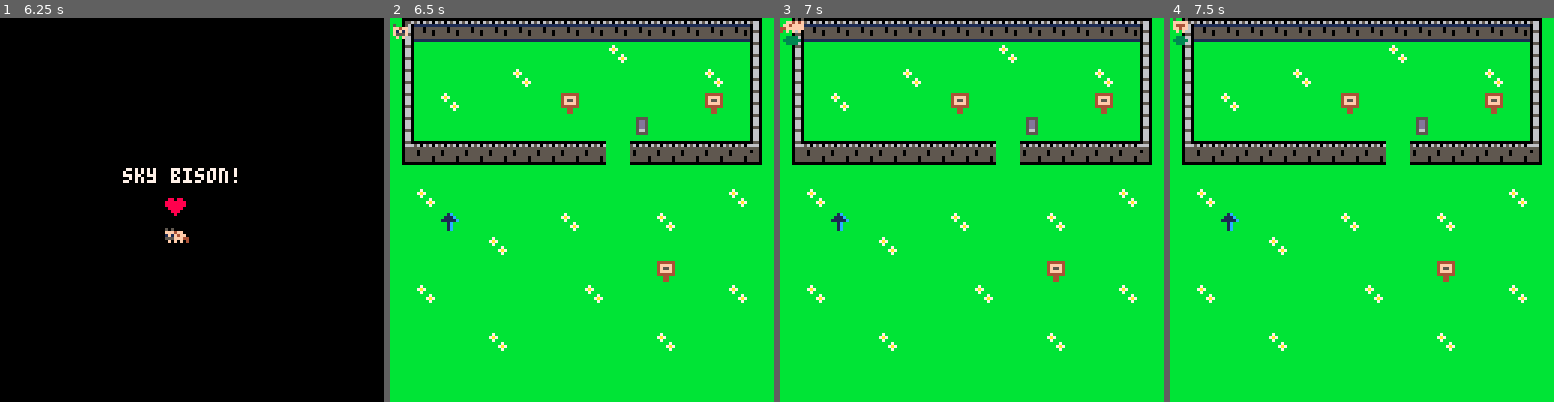
Above: before the commit, frames 1-4 (left to right).
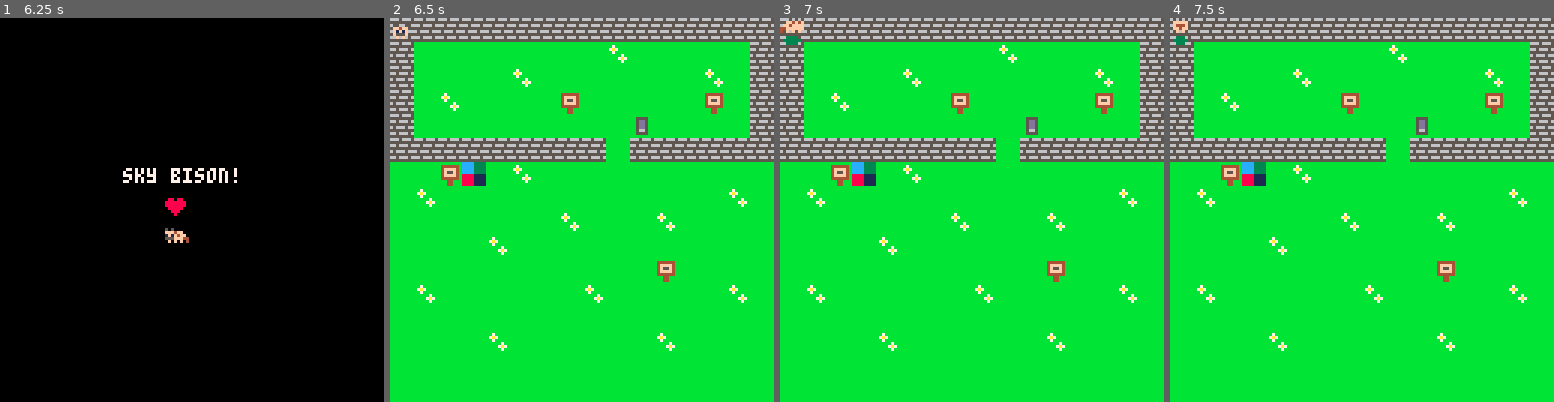
Above: after the commit, the same moments.

Repository: alaynar/yip-yip
Game: PICO-8 cartridge yipyip.p8
Two runs of this game, one before a commit and one after it. Both use one fixed random seed, a clock stepped at 60 frames per second and the inputs below.
Inputs:
- Up to frame 1 (6.25 s): tap X (X key) at 0.33, 1.07, 1.85, 2.97, 4.08, 5.2 s; tap O (Z key) at 0.7, 1.7, 2.1, 2.5, 2.9, 3.3, 3.7, 4.1, 4.5, 4.9, 5.3, 5.7, 6.1 s; hold Right 1.6-2.1 s; hold Up 2.15-2.42 s; hold Right 2.47-3.03 s; hold Left 3.08-3.58 s; hold Down 3.63-3.97 s; hold Right 4.02-4.68 s; hold Up 4.73-5.03 s; hold Left 5.08-5.68 s; hold Down 5.73-6.03 s; hold Right from 6.08 s (still down)
- Up to frame 2 (6.5 s): keep holding Right; tap X (X key) at 6.32 s
- Up to frame 3 (7 s): tap O (Z key) at 6.5, 6.9 s; release Right at 6.58 s; hold Right from 6.63 s (still down)
- Up to frame 4 (7.5 s): release Right at 7.13 s; hold Up 7.18-7.45 s; tap O (Z key) at 7.3 s; tap X (X key) at 7.43 s

Frame 1 is identical in both runs. In frame 2, 12% of the frame differs, in the area x 0-100%, y 0-56%; in frame 3, 12%; in frame 4, 12%.

Commit message:
Fix broken game.
Fix broken game.

Diff:
--- a/yipyip.p8
+++ b/yipyip.p8
@@ -30,9 +30,7 @@
 		  jumping = 1
 		  update_jump()
 		end
-			if(jumping == 1) then
-			update_jump()
-			end
+		update_jump()
 	end
 
 
@@ -78,9 +76,6 @@
 function map_set()
 	nomove=0
 	text=4
-	powerup = 7
-
-
 end
 
 --draw the map
@@ -102,15 +97,6 @@
 function can_move(x,y)
  return not is_tile(nomove,x,y)
 end
-
-function is_powerup(x,y)
-  return is_tile(powerup,x ,y)
-end
-
-function swap_tile(x,y)
- tile = mget(x,y)
- mset(x,y,tile+1)
-end
 -->8
 --appa (player) functions
 
@@ -123,15 +109,13 @@
 	if(play_x == nil and play_y == nil) then
 	p.x = 6
 	p.y = 2
-
 
 	else
 	p.x = play_x
 	p.y = play_y
 	end
-
 	prevdir = 'u'
- timerdur = 150
+ timerdur = 300
  timer = timerdur
  jumping = 0
 
@@ -272,16 +256,8 @@
   sfx(0)
  end
 
-
- if (is_powerup(tox,toy)) then
- 		timerdur = timer + 300
- 		swap_tile(tox,toy)
- 		sfx(0)
- 	end
-
  dset(0, p.x)
  dset(1, p.y)
-
 
  return lastdir
 end
@@ -432,52 +408,25 @@
 
 
 
-…(26 lines of a section not shown)…
 __gff__
-0000000000000000000000000000000000000000010000000000000000000000000001001101000000000000000000000001010000000000000000000000000000000000008000000000000101010100000000000000000000000001000001000000000000000000000000000100000000000000000000000000000000000000
+0000000000000000000000000000000000000000010100000000000000000000000001001100000000000000000000000001010000000000000000000000000000000000000000000000000000000000000000000000000000000000000000000000000000000000000000000000000000000000000000000000000000000000
 0000000000000000000000000000000000000000000000000000000000000000000000000000000000000000000000000000000000000000000000000000000000000000000000000000000000000000000000000000000000000000000000000000000000000000000000000000000000000000000000000000000000000000
 __map__
-4b4d4d4d4d4d4d4d4d4d4d4d4c4c4d4e40404040404040404040404040404040404040404040000000000000000000000000000000000000000000000000000000000000000000000000000000000000000000000000000000000000000000000000000000000000000000000000000000000000000000000000000000000000
-5b46464040404040401140404640405e40404040404040404040404040404040404040404040000000000000000000000000000000000000000000000000000000000000000000000000000000000000000000000000000000000000000000000000000000000000000000000000000000000000000000000000000000000000
-5b40404040114040404040404011405e40404040404040404040404040404040404040404040000000000000000000000000000000000000000000000000000000000000000000000000000000000000000000000000000000000000000000000000000000000000000000000000000000000000000000000000000000000000
-5b40114040404024404013404024405e40404040404040404040404040404040404040404040000000000000000000000000000000000000000000000000000000000000000000000000000000000000000000000000000000000000000000000000000000000000000000000000000000000000000000000000000000000000
-5b40404040404040404031404040135e40404040404040404040404040404040404040404040000000000000000000000000000000000000000000000000000000000000000000000000000000000000000000000000000000000000000000000000000000000000000000000000000000000000000000000000000000000000
-6b6c6c6c6c6c6c6c6c146c6c6c6c6c6e40404040404040404040404040404040404040404040000000000000000000000000000000000000000000000000000000000000000000000000000000000000000000000000000000000000000000000000000000000000000000000000000000000000000000000000000000000000
-7b7c7c7c7c7c7c7c7c467c7c7c7c7c7e40404040404040404040404040404040404040404040000000000000000000000000000000000000000000000000000000000000000000000000000000000000000000000000000000000000000000000000000000000000000000000000000000000000000000000000000000000000
-
+2222222222222222222222222222222240404040404040404040404040404040404040404040000000000000000000000000000000000000000000000000000000000000000000000000000000000000000000000000000000000000000000000000000000000000000000000000000000000000000000000000000000000000
+2240404040404040401140404040402240404040404040404040404040404040404040404040000000000000000000000000000000000000000000000000000000000000000000000000000000000000000000000000000000000000000000000000000000000000000000000000000000000000000000000000000000000000
+2240404040114040404040404011402240404040404040404040404040404040404040404040000000000000000000000000000000000000000000000000000000000000000000000000000000000000000000000000000000000000000000000000000000000000000000000000000000000000000000000000000000000000
+2240114040404024404013404024402240404040404040404040404040404040404040404040000000000000000000000000000000000000000000000000000000000000000000000000000000000000000000000000000000000000000000000000000000000000000000000000000000000000000000000000000000000000
+2240404040404040404031404040132240404040404040404040404040404040404040404040000000000000000000000000000000000000000000000000000000000000000000000000000000000000000000000000000000000000000000000000000000000000000000000000000000000000000000000000000000000000
+2222222222222222221422222222222240404040404040404040404040404040404040404040000000000000000000000000000000000000000000000000000000000000000000000000000000000000000000000000000000000000000000000000000000000000000000000000000000000000000000000000000000000000
+1340241540114040404040404040404040404040404040404040404040404040404040404040000000000000000000000000000000000000000000000000000000000000000000000000000000000000000000000000000000000000000000000000000000000000000000000000000000000000000000000000000000000000
 4011404040404040404040404040114040404040404040404040404040404040404040404040400000000000000000000000000000000000000000000000000000000000000000000000000000000000000000000000000000000000000000000000000000000000000000000000000000000000000000000000000000000000
-4040454040404011404040114040404040404040404040404040404040404040404040404040400000000000000000000000000000000000000000000000000000000000000000000000000000000000000000000000000000000000000000000000000000000000000000000000000000000000000000000000000000000000
+4040404040404011404040114040404040404040404040404040404040404040404040404040400000000000000000000000000000000000000000000000000000000000000000000000000000000000000000000000000000000000000000000000000000000000000000000000000000000000000000000000000000000000
 4040404011404040404040404040404040404040404040404040404040404040404040404040400000000000000000000000000000000000000000000000000000000000000000000000000000000000000000000000000000000000000000000000000000000000000000000000000000000000000000000000000000000000
-4040404040405340404040244040404040404040404040404040404040404040404040404040400000000000000000000000000000000000000000000000000000000000000000000000000000000000000000000000000000000000000000000000000000000000000000000000000000000000000000000000000000000000
-4011404040405340114040404040114040404040404040404040404040404040404040404040400000000000000000000000000000000000000000000000000000000000000000000000000000000000000000000000000000000000000000000000000000000000000000000000000000000000000000000000000000000000
-4040404040405340404040404040404040404040404040404040404040404040404040404040400000000000000000000000000000000000000000000000000000000000000000000000000000000000000000000000000000000000000000000000000000000000000000000000000000000000000000000000000000000000
-4040404011405340404040114040404040404040404040404040404040404040404040404040400000000000000000000000000000000000000000000000000000000000000000000000000000000000000000000000000000000000000000000000000000000000000000000000000000000000000000000000000000000000
-4040404040535340404040404040404040404040404040404040404040404040404040404040400000000000000000000000000000000000000000000000000000000000000000000000000000000000000000000000000000000000000000000000000000000000000000000000000000000000000000000000000000000000
+4040404040404040404040244040404040404040404040404040404040404040404040404040400000000000000000000000000000000000000000000000000000000000000000000000000000000000000000000000000000000000000000000000000000000000000000000000000000000000000000000000000000000000
+4011404040404040114040404040114040404040404040404040404040404040404040404040400000000000000000000000000000000000000000000000000000000000000000000000000000000000000000000000000000000000000000000000000000000000000000000000000000000000000000000000000000000000
+4040404040404040404040404040404040404040404040404040404040404040404040404040400000000000000000000000000000000000000000000000000000000000000000000000000000000000000000000000000000000000000000000000000000000000000000000000000000000000000000000000000000000000
+4040404011404040404040114040404040404040404040404040404040404040404040404040400000000000000000000000000000000000000000000000000000000000000000000000000000000000000000000000000000000000000000000000000000000000000000000000000000000000000000000000000000000000
+4040404040404040404040404040404040404040404040404040404040404040404040404040400000000000000000000000000000000000000000000000000000000000000000000000000000000000000000000000000000000000000000000000000000000000000000000000000000000000000000000000000000000000
 4040404040404040404040404040404040404040404040404040404040404040404040404040400000000000000000000000000000000000000000000000000000000000000000000000000000000000000000000000000000000000000000000000000000000000000000000000000000000000000000000000000000000000
 4040404040404040404040404040404040404040404040404040404040404040404040404040400000000000000000000000000000000000000000000000000000000000000000000000000000000000000000000000000000000000000000000000000000000000000000000000000000000000000000000000000000000000
 4040404040404040404040404040404040404040404040404040404040404040404040404040400000000000000000000000000000000000000000000000000000000000000000000000000000000000000000000000000000000000000000000000000000000000000000000000000000000000000000000000000000000000
Not shown, changed: 58 lines of the sprite sheet (__gfx__) section of yipyip.p8
